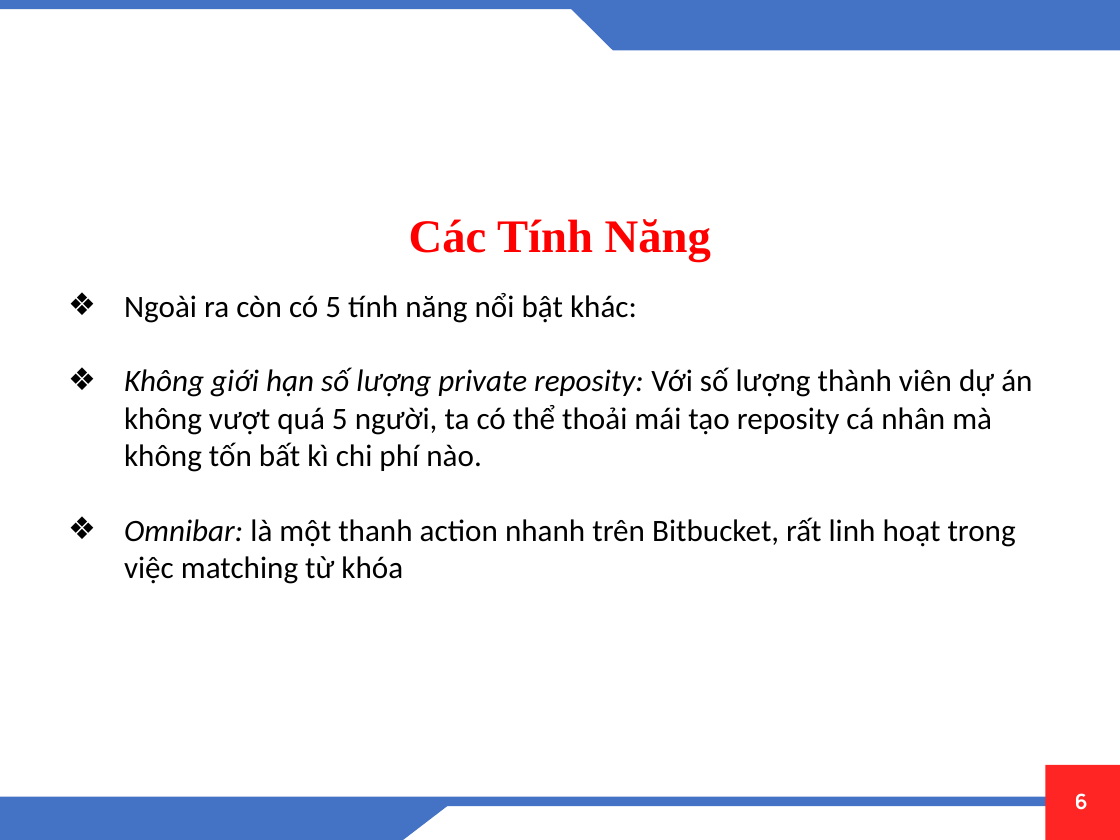
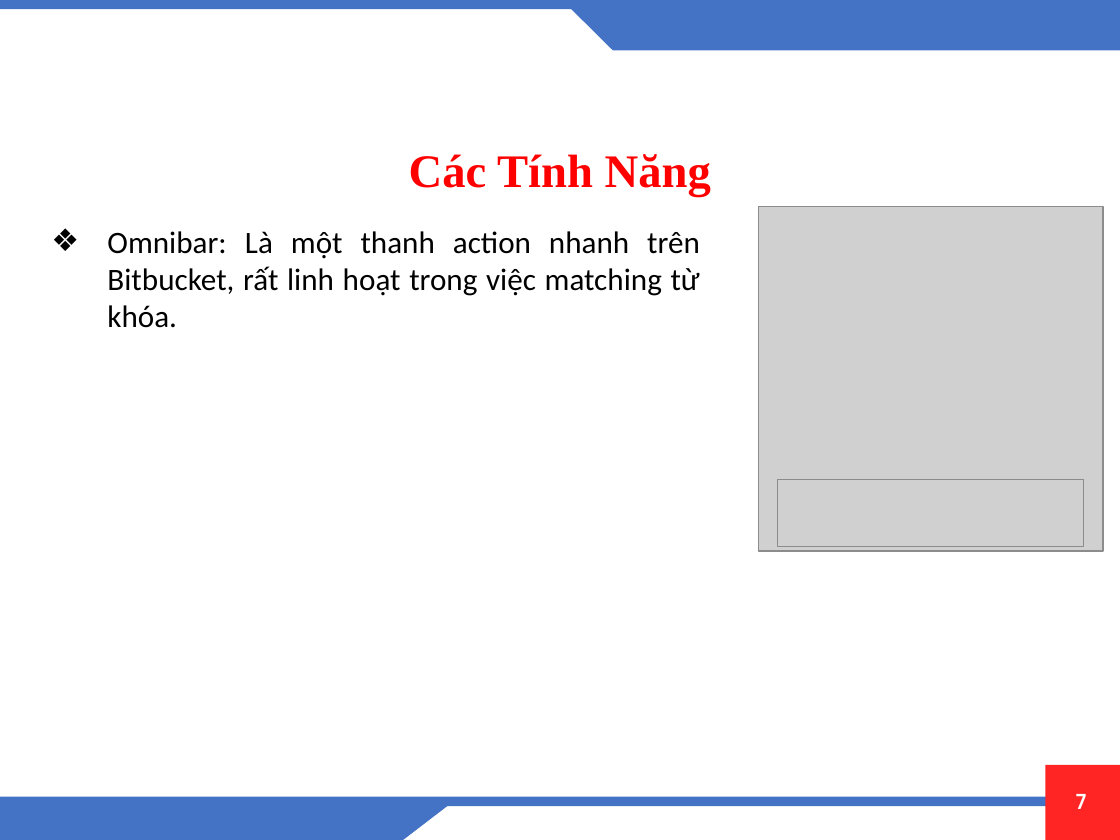
Before and after one commit to tmduyet/moitruongphanmem, a slide deck: slide 7 of Đóng gói phần mềm [Autosaved].pptx (slide 6 before the commit). Drawn at 1120x840 pixels with LibreOffice and Linux fonts; fonts in the diff are those of the drawing; grey boxes stand for pictures; background and template pictures are left out. Boxes give left, top, right and bottom in pixels: in the first picture for what was removed or moved away, otherwise in the second. Text is boxed around its words. In the diff, an @@ line names an element or a change of style, - is before the commit and + after.

```diff
--- a/Đóng gói phần mềm [Autosaved].pptx
+++ b/Đóng gói phần mềm [Autosaved].pptx
@@ text "Các Tính Năng": place and size @@
-text "Các Tính Năng" at (409, 219, 711, 262)
+text "Các Tính Năng" at (409, 154, 711, 197)
@@ picture added at (758, 206, 1103, 551) @@
@@ text added at (107, 231, 700, 328), 20 pt, text #000000 @@
+❖ Omnibar: Là một thanh action nhanh trên Bitbucket, rất linh hoạt trong việc matching từ khóa.
@@ text removed at (124, 293, 1032, 584) @@
-❖ Ngoài ra còn có 5 tính năng nổi bật khác:
-❖ Không giới hạn số lượng private reposity: Với số lượng thành viên dự án không vượt quá 5 người, ta có thể thoải mái tạo reposity cá nhân mà không tốn bất kì chi phí nào.
-❖ Omnibar: là một thanh action nhanh trên Bitbucket, rất linh hoạt trong việc matching từ khóa
@@ picture added at (778, 479, 1084, 547) @@
@@ page number at (1076, 794, 1087, 809): text changed @@
-6
+7
```
Also in this commit, not shown: 3 other slides changed, 4 slides added, 1 slide removed, 1 other file.
